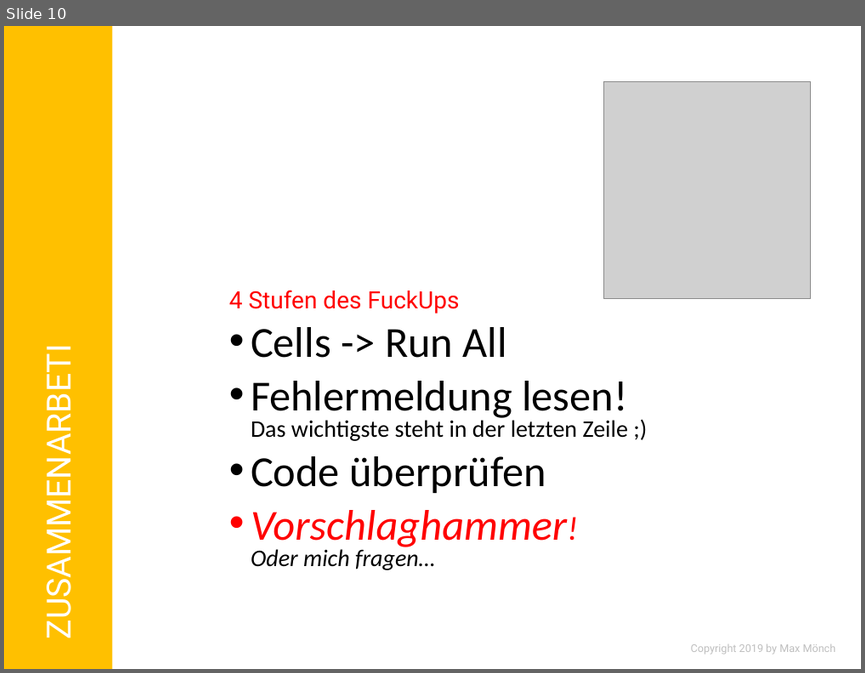
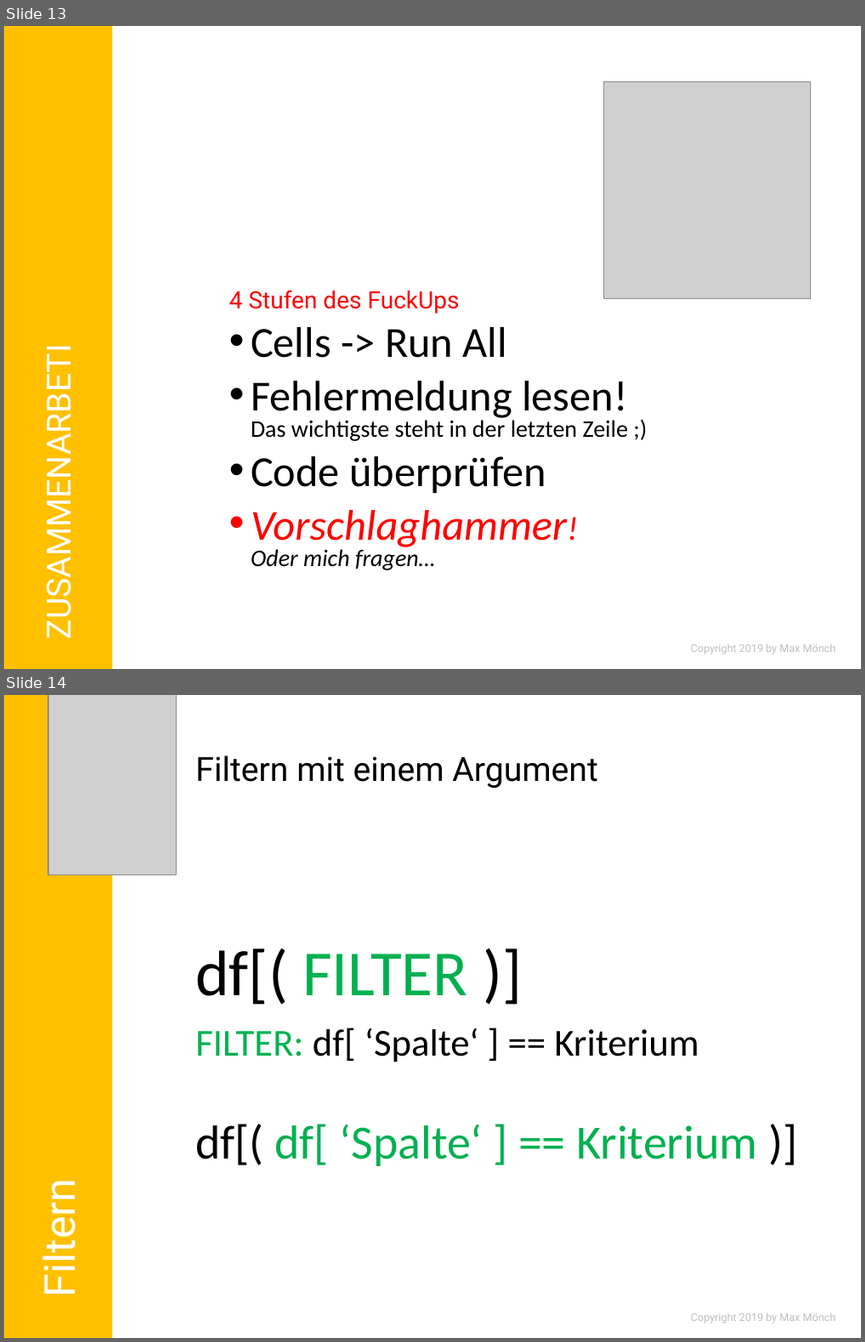
Before and after one commit to MonksterFX/pandas-basic, a slide deck: praesentation/pandas-basic.pptx. Shown one above the other, each under a label of ours: slide 10 before the commit, slides 13 and 14 after it. The pictures are 865x673 and 865x1342 pixels, drawn with LibreOffice and Linux fonts; fonts in the diff are those of the drawing; grey boxes stand for pictures; background and template pictures are left out. Boxes give left, top, right and bottom in pixels: in the first picture for what was removed or moved away, otherwise in the second. Text is boxed around its words. In the diff, an @@ line names an element or a change of style, - is before the commit and + after.

```diff
--- a/praesentation/pandas-basic.pptx
+++ b/praesentation/pandas-basic.pptx
@@ slide 14 added at [4, 695, 861, 1338], background #FFFFFF @@
@@ rectangle added at [4, 695, 112, 1338], fill #FFC000 @@
@@ picture added at [48, 695, 177, 875] @@
@@ title added at [195, 755, 598, 788], 28 pt, text #000000 @@
+Filtern mit einem Argument
@@ text added at [195, 948, 468, 1004], 54 pt, text #000000 @@
+df[( FILTER )]
@@ text added at [195, 1027, 698, 1062], 32 pt, text #000000 @@
+FILTER: df[ ‘Spalte‘ ] == Kriterium
@@ text added at [195, 1123, 757, 1166], 40 pt, text #00B050 @@
+df[( df[ ‘Spalte‘ ] == Kriterium )]
@@ text added at [30, 1190, 86, 1293], 36 pt, text #FFFFFF @@
+Filtern
@@ text added at [691, 1313, 836, 1323], 9 pt, text #BFBFBF @@
+Copyright 2019 by Max Mönch
@@ what was slide 10 is now slide 13 @@
```
Also in this commit, not shown: 3 slides changed, 9 other slides added, 11 other files.
